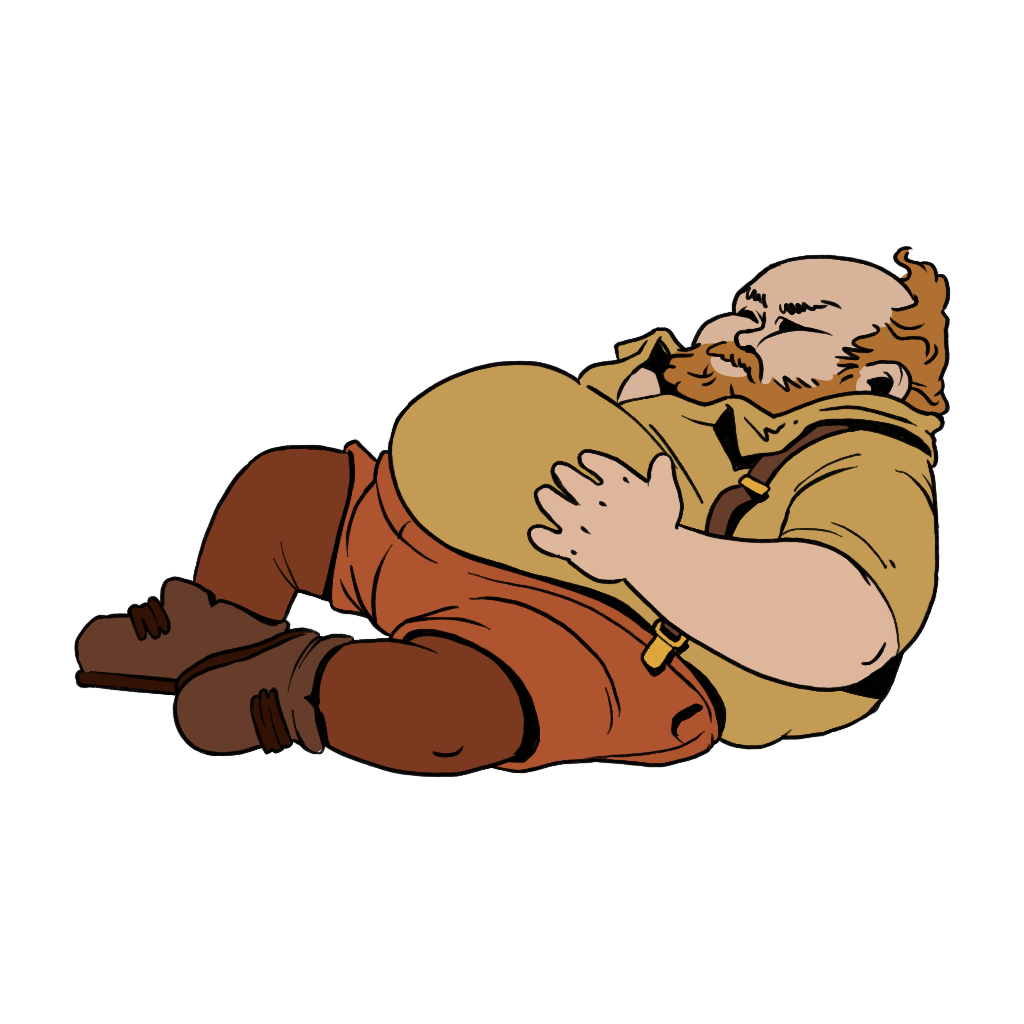
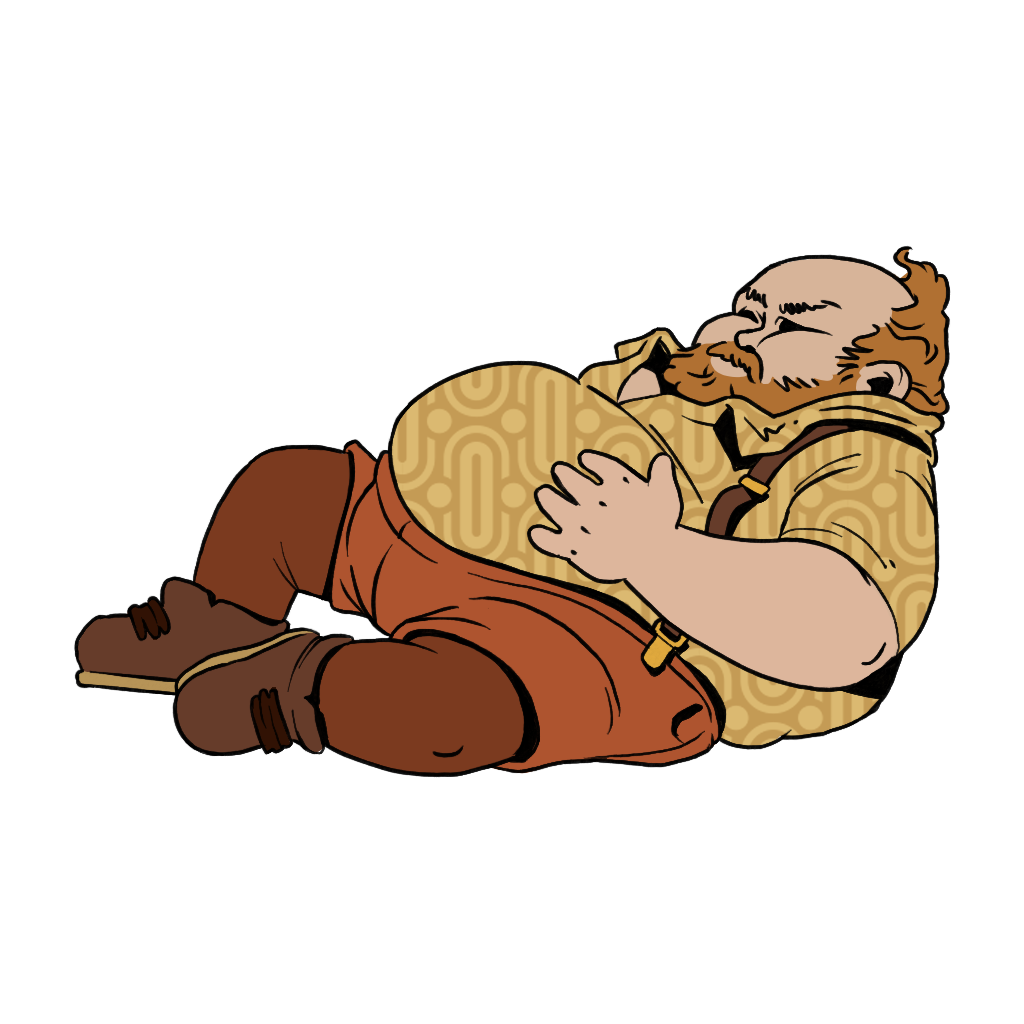
Layers edited between the first and the second w=1024, h=1024 image:
added layer "Layer 7" in group "arm" over bbox(526, 448, 896, 692)
painted on "Layer 6" over bbox(526, 448, 896, 692)
moved "Layer 5" into group "body", painted on it over bbox(77, 334, 937, 750)
painted on "Layer 4" over bbox(77, 334, 937, 750)
moved "Layer 3" above "shirt", painted on it, masked it over bbox(391, 334, 937, 746)
painted on "shelace" over bbox(77, 607, 314, 750)
